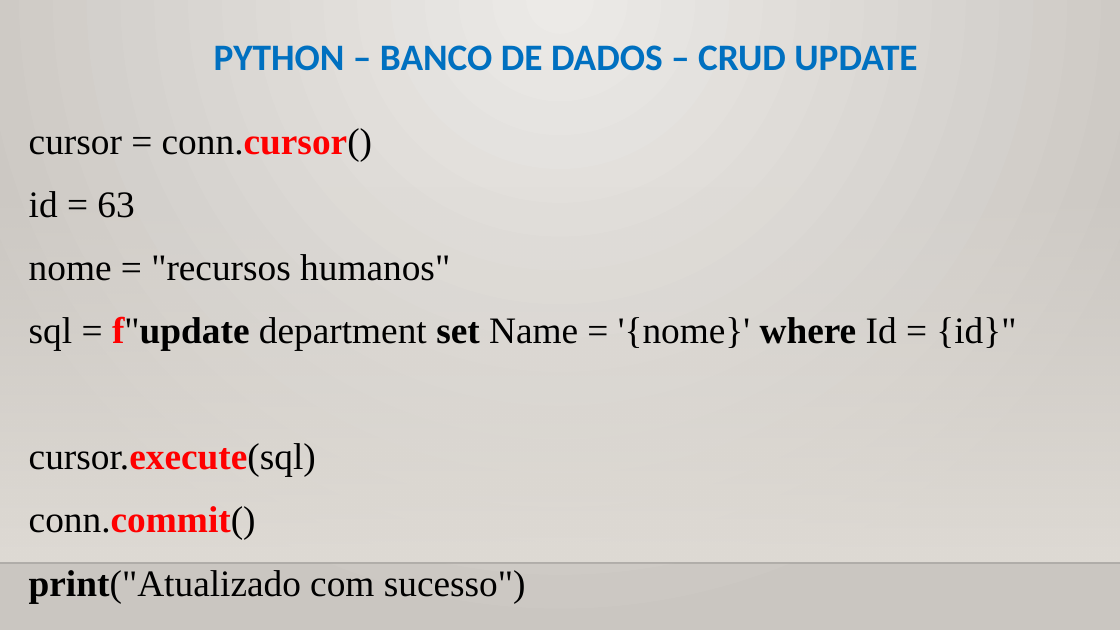
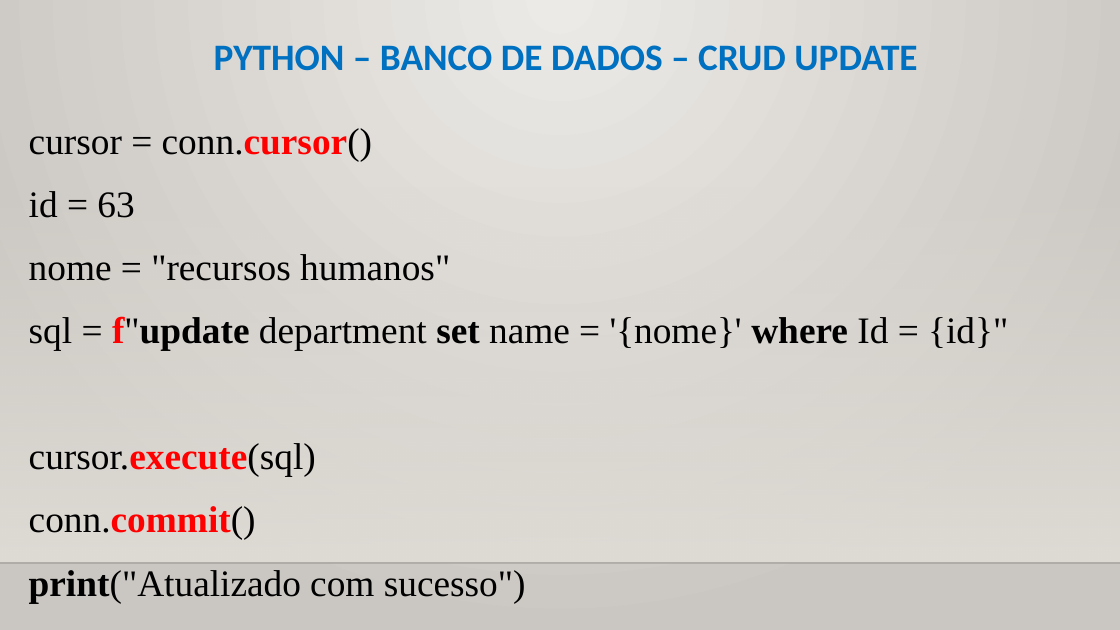
Before and after one commit to CloudEducationBrazil/WydenUniRuyPythonRAD, a slide deck: slide 9 of 01 Classes/Aula 12, 13 RAD Python - Banco de Dados.pptx (slide 10 before the commit). Drawn at 1120x630 pixels with LibreOffice and Linux fonts; fonts in the diff are those of the drawing; background and template pictures are left out. Boxes give left, top, right and bottom in pixels: in the first picture for what was removed or moved away, otherwise in the second. Text is boxed around its words. In the diff, an @@ line names an element or a change of style, - is before the commit and + after.

```diff
--- a/01 Classes/Aula 12, 13 RAD Python - Banco de Dados.pptx
+++ b/01 Classes/Aula 12, 13 RAD Python - Banco de Dados.pptx
@@ text at bbox=[29, 316, 1008, 350]: text changed @@
-sql = f"update department set Name = '{nome}' where Id = {id}"
+sql = f"update department set name = '{nome}' where Id = {id}"
```
Also in this commit, not shown: 4 other slides changed, 6 slides added.
